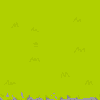
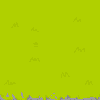
Revision of a layered 100 × 100 image; what changed, layer by layer:
painted on "Camada 0" over box(0, 94, 100, 100)
